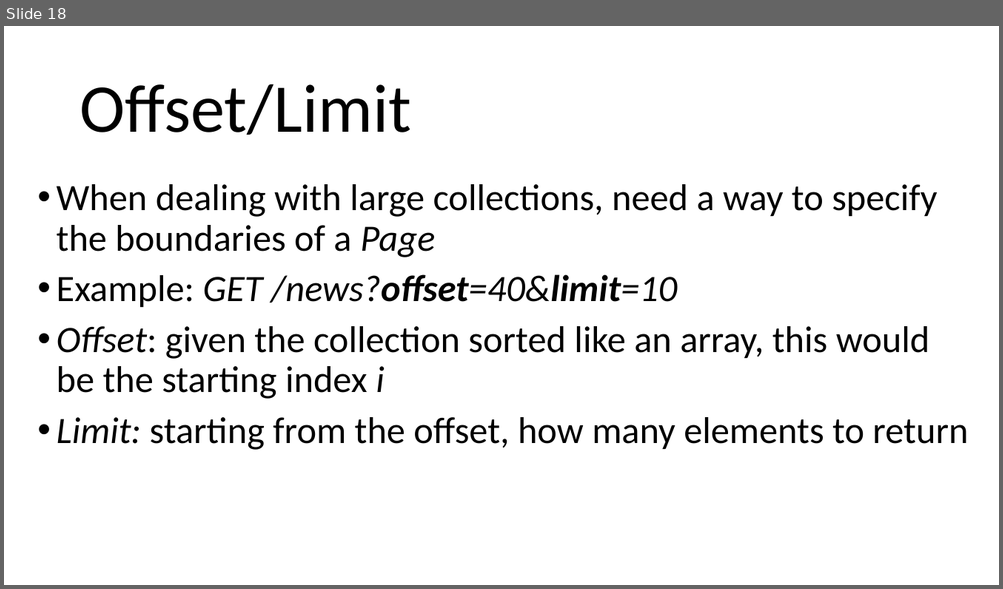
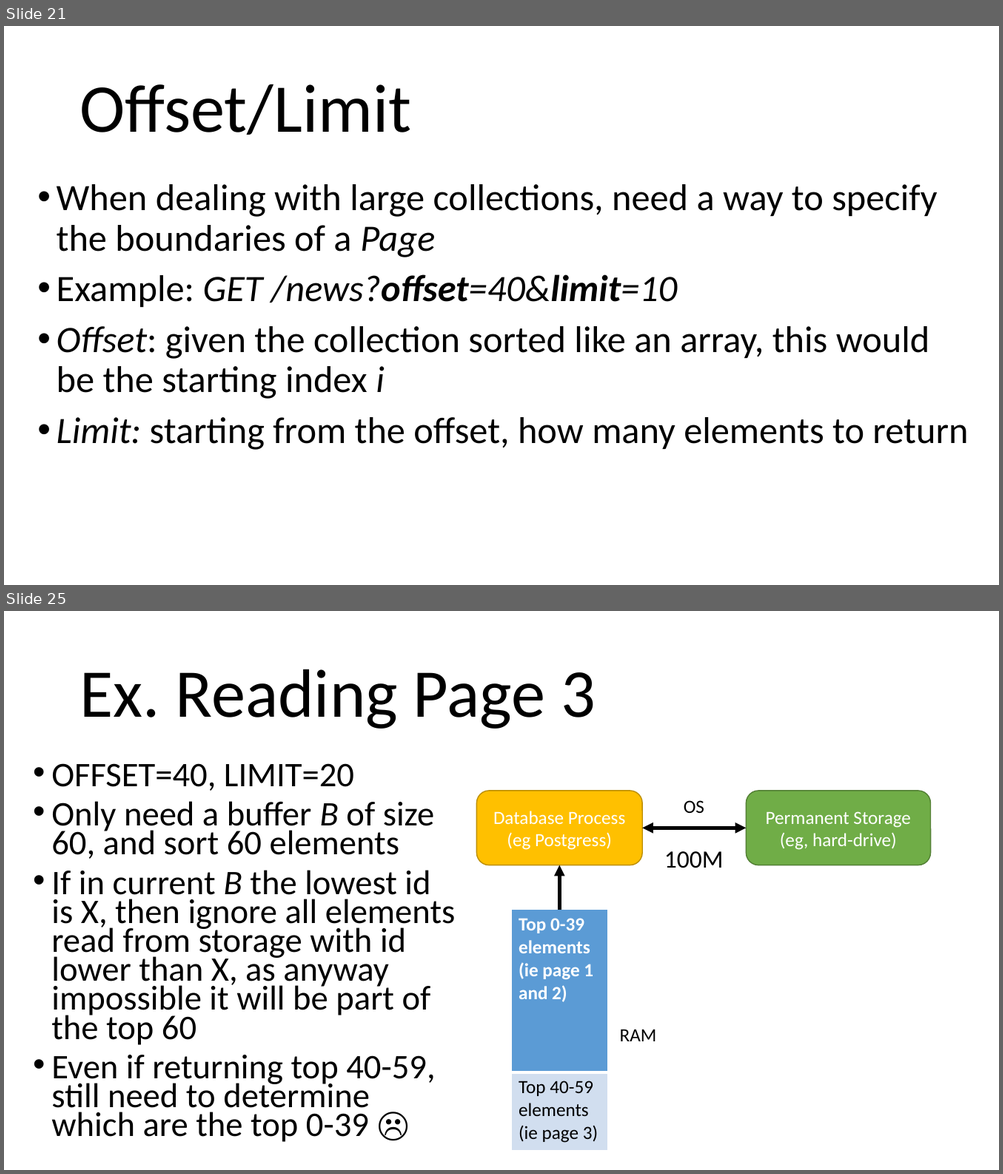
Before and after one commit to arcuri82/testing_security_development_enterprise_systems, a slide deck: doc/advanced/slides/lesson_04.pptx. Shown one above the other, each under a label of ours: slide 18 before the commit, slides 21 and 25 after it; the slides between them are not shown. The pictures are 1003x589 and 1003x1174 pixels, drawn with LibreOffice and Linux fonts; fonts in the diff are those of the drawing. Boxes give left, top, right and bottom in pixels: in the first picture for what was removed or moved away, otherwise in the second. Text is boxed around its words. In the diff, an @@ line names an element or a change of style, - is before the commit and + after.

```diff
--- a/doc/advanced/slides/lesson_04.pptx
+++ b/doc/advanced/slides/lesson_04.pptx
@@ slide 25 added at [4, 611, 999, 1170], background #FFFFFF @@
@@ title added at [79, 669, 595, 729], 66 pt, text #000000 @@
+Ex. Reading Page 3
@@ text added at [51, 763, 455, 1142], 33.3 pt, text #000000 @@
+• OFFSET=40, LIMIT=20
+• Only need a buffer B of size 60, and sort 60 elements
+• If in current B the lowest id is X, then ignore all elements read from storage with id lower than X, as anyway impossible it will be part of the top 60
+• Even if returning top 40-59, still need to determine which are the top 0-39 ☹
@@ rounded rectangle added at [476, 791, 642, 866], fill #FFC000, outline #BD8E00 1 pt, 18 pt, text #FFFFFF @@
+Database Process
+(eg Postgress)
@@ text added at [683, 800, 704, 813], 18 pt, text #000000 @@
+OS
@@ rounded rectangle added at [745, 791, 930, 866], fill #70AD47, outline #538035 1 pt, 18 pt, text #FFFFFF @@
+Permanent Storage
+(eg, hard-drive)
@@ double arrow added from (642, 828) to (745, 828), #000000 3.5 pt @@
@@ text added at [664, 851, 723, 869], 24 pt, text #000000 @@
+100M
@@ arrow added from (559, 910) to (559, 866), #000000 3.5 pt @@
@@ table added at [512, 910, 609, 1151], 2 rows, 1 columns @@
+Top 0-39 elements / (ie page 1 and 2)
+Top 40-59 elements / (ie page 3)
@@ text added at [620, 1029, 657, 1042], 18 pt, text #000000 @@
+RAM
@@ what was slide 18 is now slide 21 @@
```
Also in this commit, not shown: 2 slides changed, 9 other slides added.
